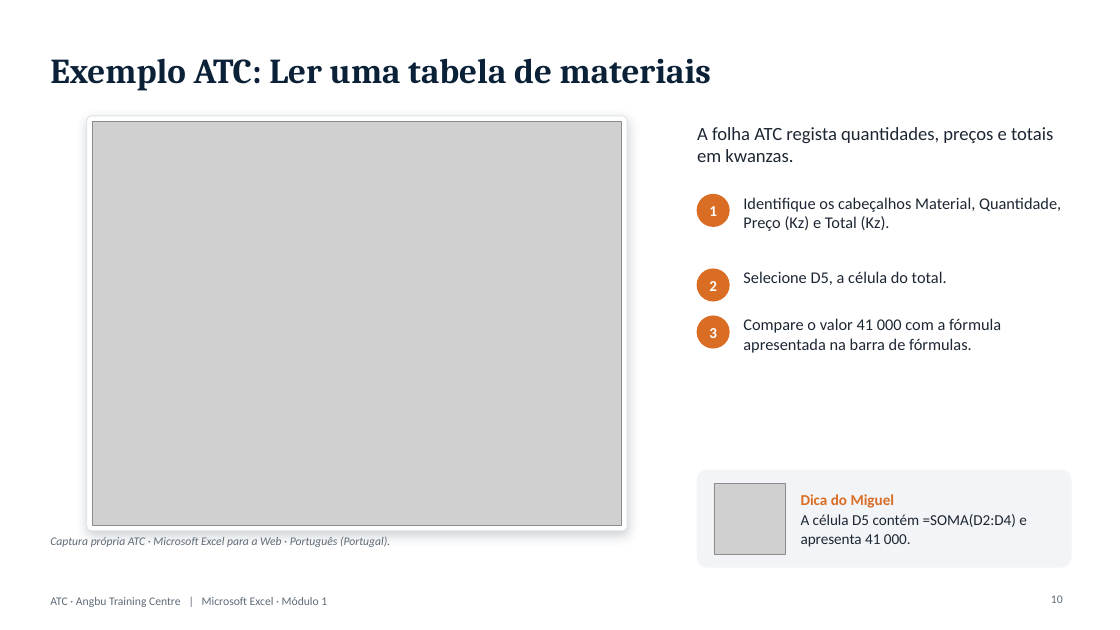
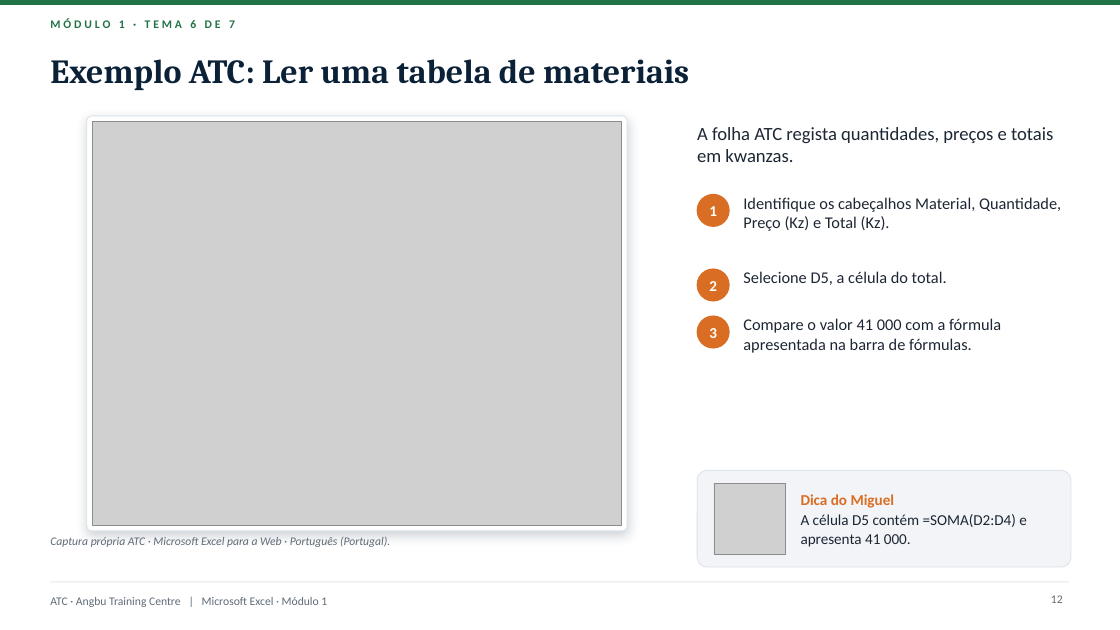
Before and after one commit to almeidaojose36/atc_lms, a slide deck: slide 12 of producao/apresentacoes/Excel_Modulo1.pptx (slide 10 before the commit). Drawn at 1120x630 pixels with LibreOffice and Linux fonts; fonts in the diff are those of the drawing; grey boxes stand for pictures; background and template pictures are left out. Boxes give left, top, right and bottom in pixels: in the first picture for what was removed or moved away, otherwise in the second. Text is boxed around its words. In the diff, an @@ line names an element or a change of style, - is before the commit and + after.

```diff
--- a/producao/apresentacoes/Excel_Modulo1.pptx
+++ b/producao/apresentacoes/Excel_Modulo1.pptx
@@ rectangle added at box(0, 0, 1120, 5), fill #217346 @@
@@ text added at box(50, 18, 235, 28), 10 pt, text #217346, bold @@
+MÓDULO 1 · TEMA 6 DE 7
@@ title "Exemplo ATC: Ler uma tabela ..." at box(50, 59, 689, 90): size 30 to 29 pt @@
@@ rounded rectangle at box(697, 471, 1071, 567): outline #F2F4F7 1 pt to #DCE3E9 0.75 pt @@
@@ rectangle added at box(50, 581, 1070, 582), fill #E3E8EE @@
@@ page number at box(1051, 595, 1063, 603): text changed @@
-10
+12
```
Also in this commit, not shown: 14 other slides changed, 3 slides added, 22 other files.
